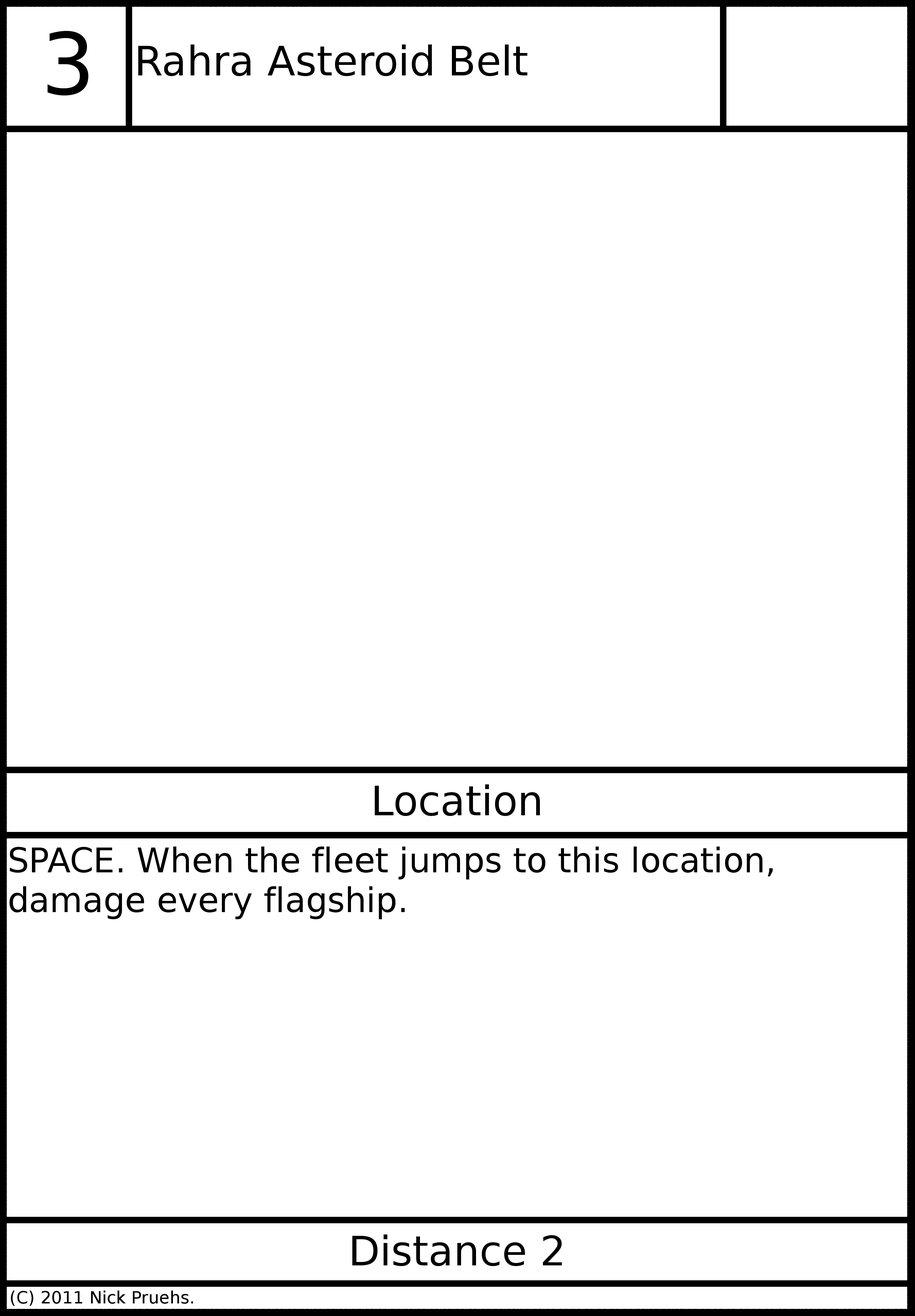
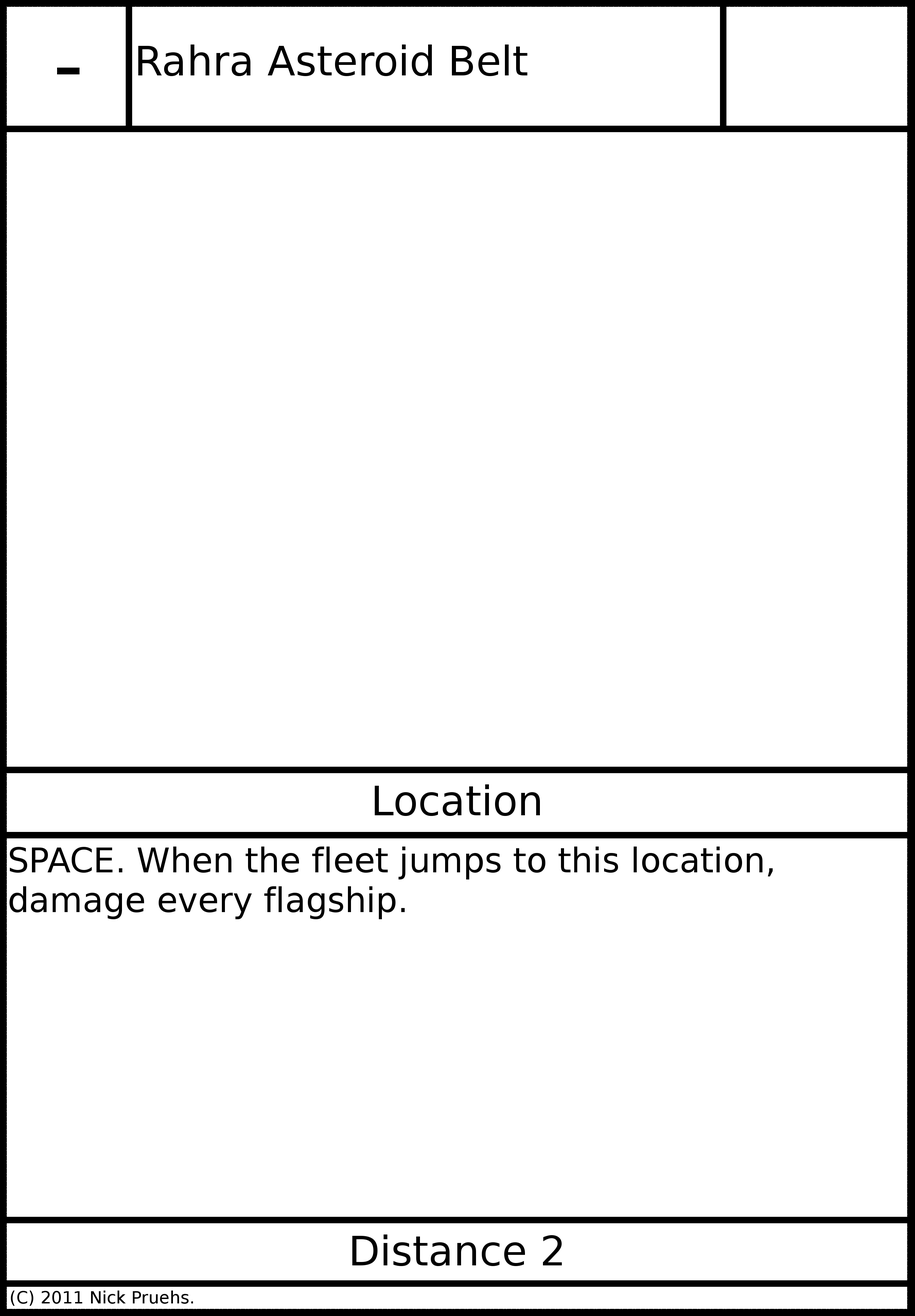
Layer changes from the first 915x1316 image to the second:
painted on "Threat" over [47, 30, 89, 96]
